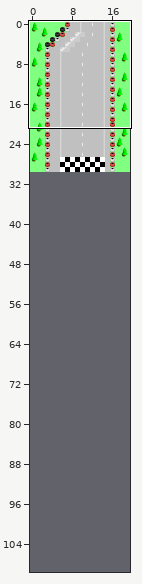
Level history. Tiled map: demos/super carrera/mapapista.tmx. The picture above shows the old version from afar; the outline marks the close-up.
Close-up. Before the commit:
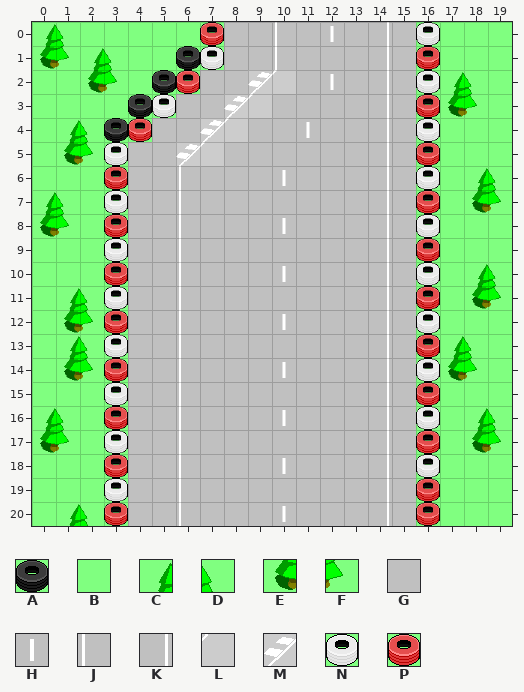
Cells are 32x32 px. Shown: x 0..19, y 0..20. The commit also changed other parts of the map, which this record leaves out. The old version is drawn lined up with the new one.
Key: from "tiles": A 5, B 6, C 7, D 8, E 9, F 10, G 11, H 12, J 13, K 14, L 15, M 16, N 17, P 18.
_ is an empty cell.
Layer "Capa de Patrones 1" before, first column x 0:
 0 CDBBBBBPGGJGHGKGNBBB
 1 EFCDBBANGGJGGGKGPBBB
 2 BBEFBAPGGMLGHGKGNCDB
 3 BBBBANGGMLGGGGKGPEFB
 4 BCDAPGGMLGGHGGKGNBBB
 5 BEFNGGMLGGGGGGKGPBBB
 6 BBBPGGJGGGHGGGKGNBCD
 7 CDBNGGJGGGGGGGKGPBEF
 8 EFBPGGJGGGHGGGKGNBBB
 9 BBBNGGJGGGGGGGKGPBBB
10 BBBPGGJGGGHGGGKGNBCD
11 BCDNGGJGGGGGGGKGPBEF
12 BEFPGGJGGGHGGGKGNBBB
13 BCDNGGJGGGGGGGKGPCDB
14 BEFPGGJGGGHGGGKGNEFB
15 BBBNGGJGGGGGGGKGPBBB
16 CDBPGGJGGGHGGGKGNBCD
17 EFBNGGJGGGGGGGKGPBEF
18 BBBPGGJGGGHGGGKGNBBB
19 BBBNGGJGGGGGGGKGPBBB
20 BCDPGGJGGGHGGGKGPBBB
The same view after the edit:
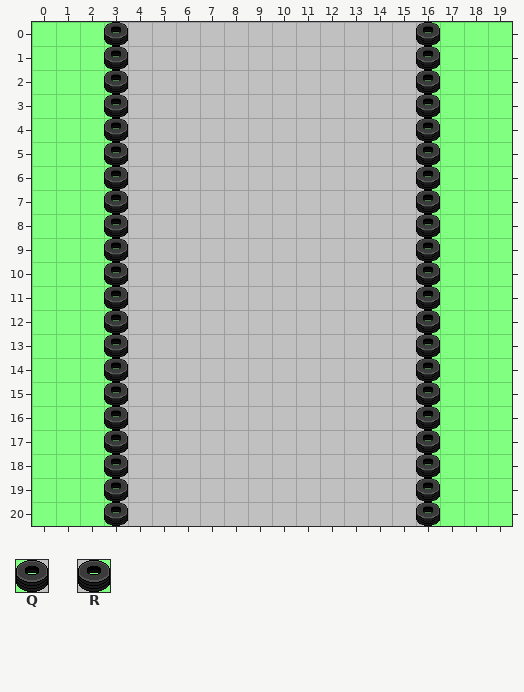
Further tiles: from "tiles": Q 3, R 4.
Change:
Changed rows in their new state; . is an unchanged cell.
map size 20x30 -> 20x500 cells
Layer "Capa de Patrones 1":
first column x 0:
 0 BB.QGGGG..G.G.G.R...
 1 BBBQGGGG..G...G.R...
 2 ..BQGGG..GG.G.G.RBB.
 3 ...QGG..GG....G.RBB.
 4 .BBQG..GG..G..G.R...
 5 .BBQ..GG......G.R...
 6 ...Q..G...G...G.R.BB
 7 BB.Q..G.......G.R.BB
 8 BB.Q..G...G...G.R...
 9 ...Q..G.......G.R...
10 ...Q..G...G...G.R.BB
11 .BBQ..G.......G.R.BB
12 .BBQ..G...G...G.R...
13 .BBQ..G.......G.RBB.
14 .BBQ..G...G...G.RBB.
15 ...Q..G.......G.R...
16 BB.Q..G...G...G.R.BB
17 BB.Q..G.......G.R.BB
18 ...Q..G...G...G.R...
19 ...Q..G.......G.R...
20 .BBQ..G...G...G.R...
Where, in picture pixels (left, top, right, bottom), the same in both close-ups:
changed: (40, 22, 296, 526)
changed: (330, 26, 334, 42)
changed: (387, 22, 389, 526)
changed: (416, 22, 501, 526)
changed: (330, 74, 334, 90)
changed: (306, 122, 310, 138)
